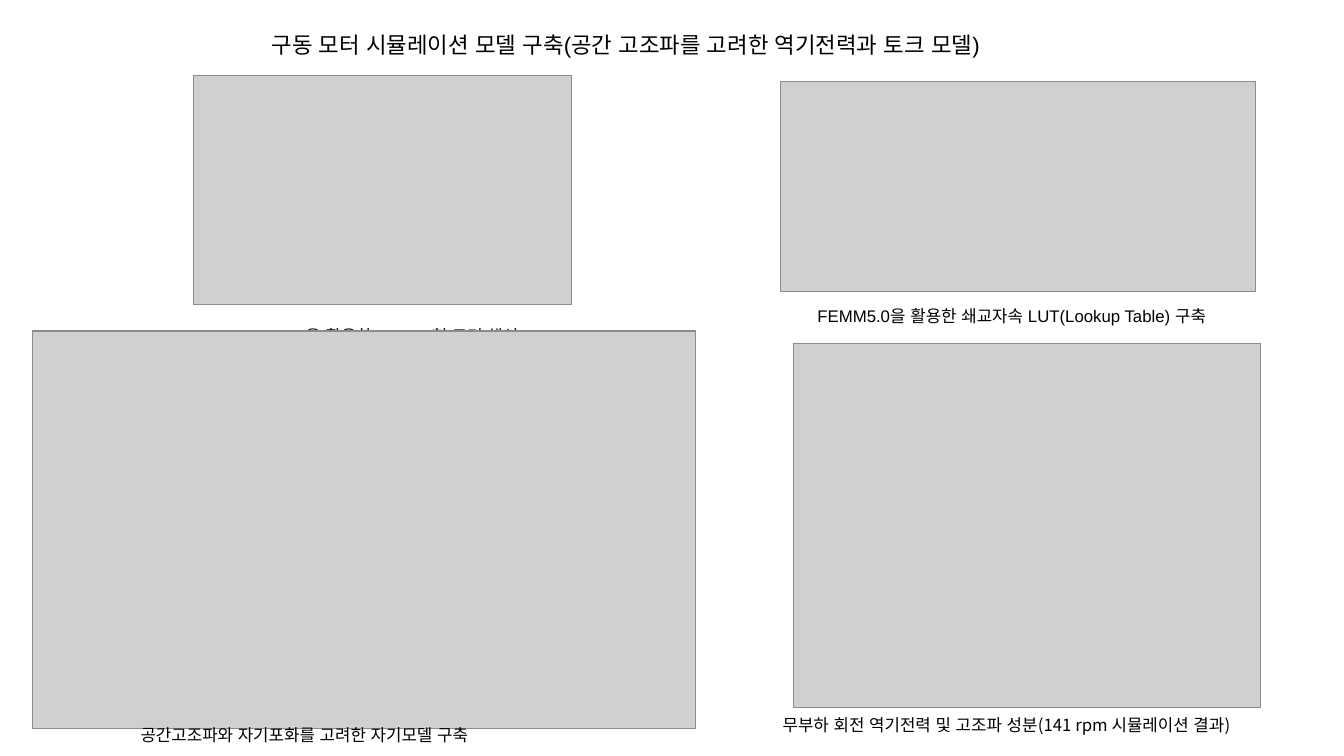
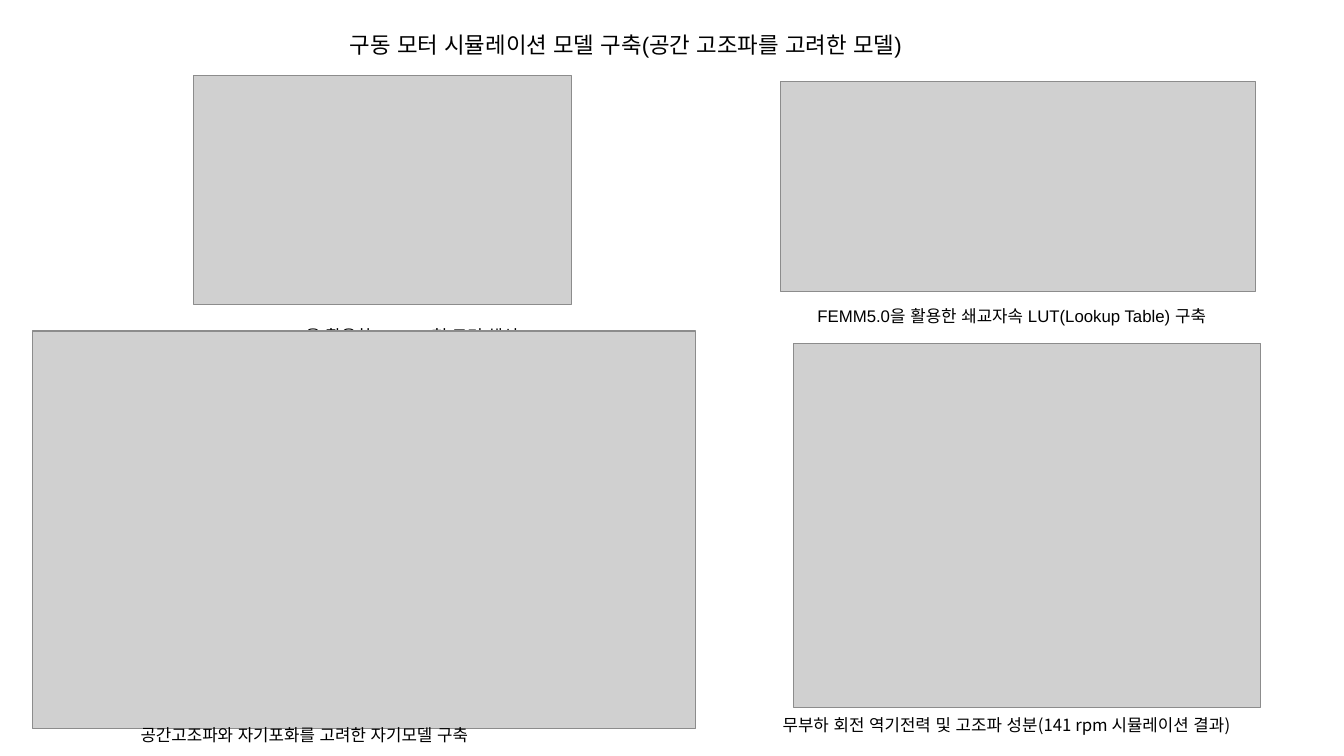
Before and after one commit to Shinjinok/femm_ioniq5, a slide deck: slide 1 of 구동 모터 시뮬레이션 모델 구축.pptx. Drawn at 1344x756 pixels with LibreOffice and Linux fonts; fonts in the diff are those of the drawing; grey boxes stand for pictures. Boxes give left, top, right and bottom in pixels: in the first picture for what was removed or moved away, otherwise in the second. Text is boxed around its words. In the diff, an @@ line names an element or a change of style, - is before the commit and + after.

```diff
--- a/구동 모터 시뮬레이션 모델 구축.pptx
+++ b/구동 모터 시뮬레이션 모델 구축.pptx
@@ text at box(350, 34, 902, 58): text changed @@
-구동 모터 시뮬레이션 모델 구축(공간 고조파를 고려한 역기전력과 토크 모델)
+구동 모터 시뮬레이션 모델 구축(공간 고조파를 고려한 모델)
```
Also in this commit, not shown: 1 other file.
